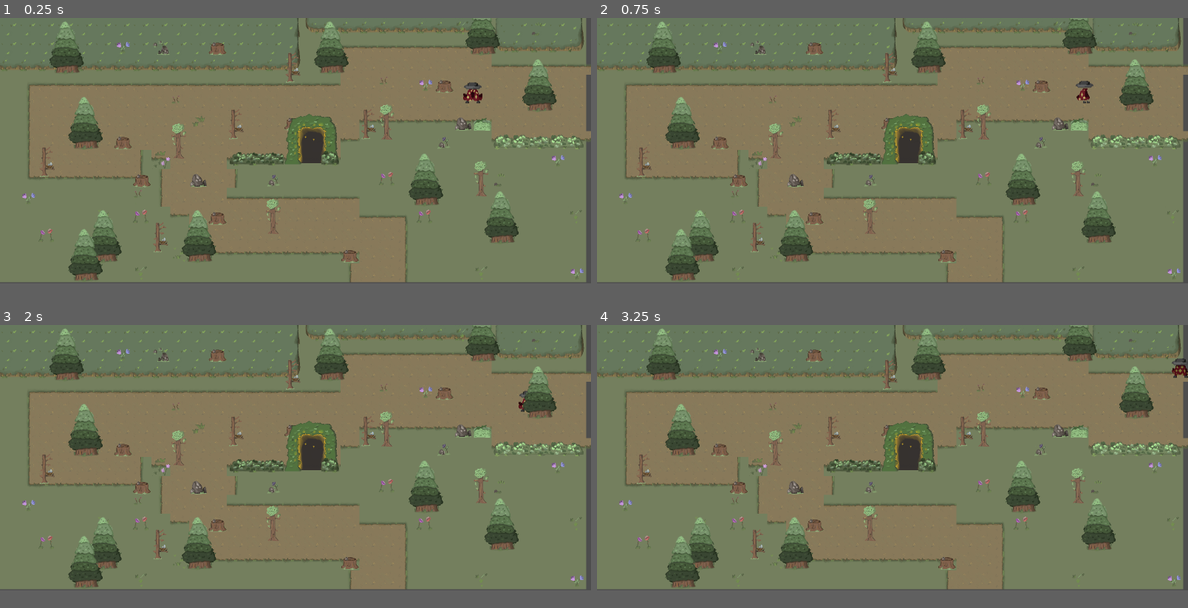
Above: before the commit, frames 1-4 (two rows, left to right).
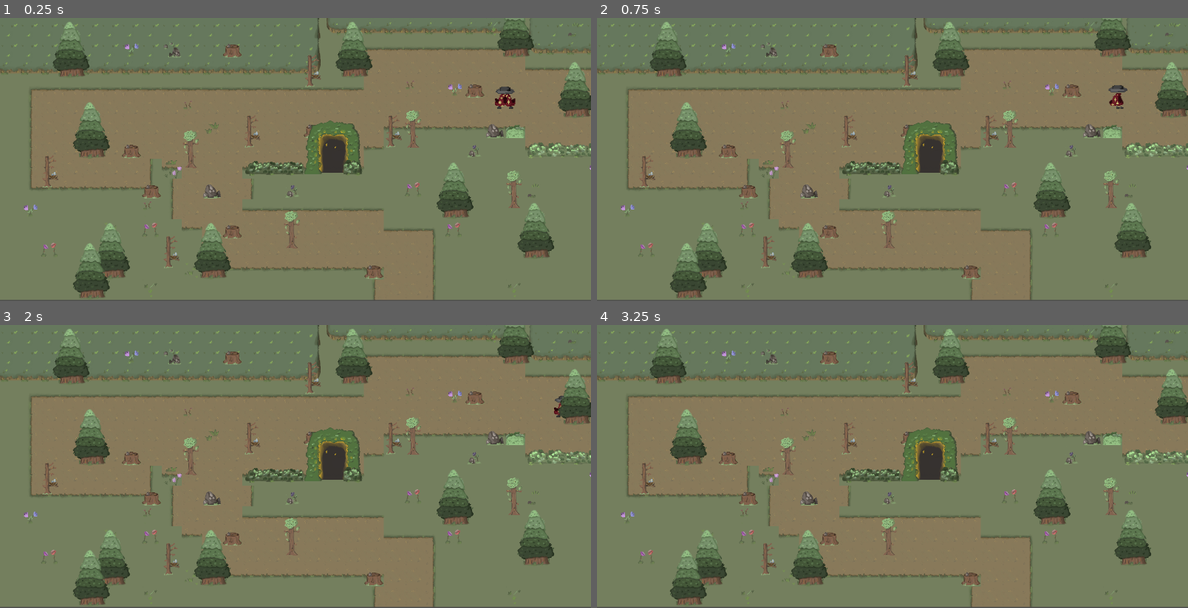
Above: after the commit, the same moments.

Repository: SilverCanvas72/Godot-RPG
Game: Godot game, scene res://Scenes/world.tscn
The game is run twice, just before and just after one commit, with the same random seed, the same clock (stepped at 60 frames per second) and the same inputs.
Inputs:
- Up to frame 1 (0.25 s): no input
- Up to frame 2 (0.75 s): tap Enter at 0.5 s; hold D (right) from 0.53 s (still down)
- Up to frame 3 (2 s): release D (right) at 1.28 s; hold S (down) from 1.28 s (still down)
- Up to frame 4 (3.25 s): release S (down) at 2.03 s; hold D (right) 2.03-2.78 s; hold W (up) from 2.78 s (still down)
The window is 800x360 before the commit and 800x384 after it. Grey fills any space a smaller window leaves; there, only what the larger window draws over its background counts as a difference.

The runs differ from the first frame. In frame 1, 22% of the frame differs, in the area x 0-100%, y 0-100%; in frame 2, 22%; in frame 3, 22%; in frame 4, 22%.

Commit message:
Exporting Game

Diff:
--- a/project.godot
+++ b/project.godot
@@ -17,7 +17,7 @@
 
 [display]
 
-window/size/viewport_width=2000
+window/size/viewport_width=1872
 window/size/viewport_height=900
 window/stretch/scale=0.5
 
Not shown, added: export_presets.cfg
Not shown, added: Godot RPG.console.exe
Not shown, added: Godot RPG.exe
